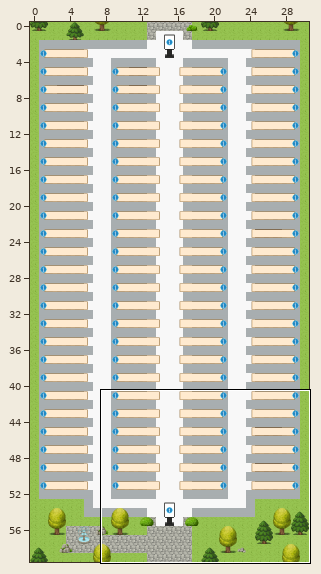
Tiled map (JSON), stored at maps/lobby.tmj. Above: a wide view before the commit, with the close-up outlined.
Close-up. Before the commit:
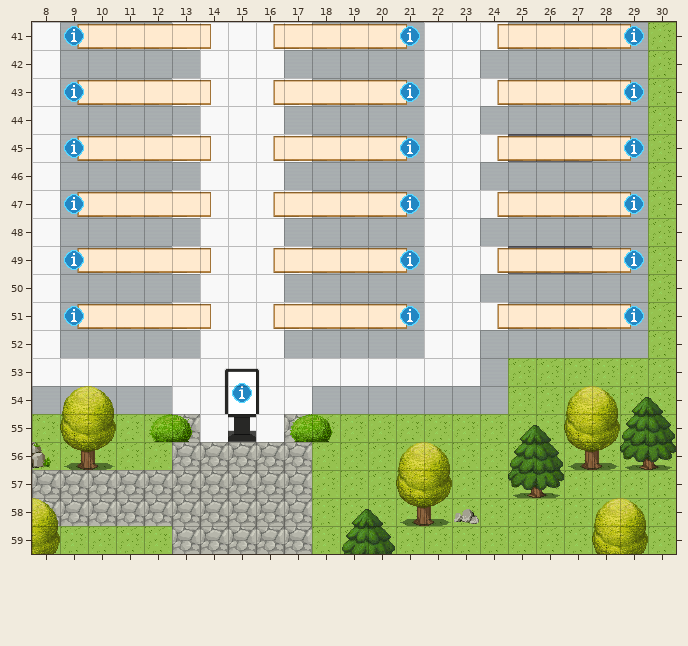
Cells are 32x32 px. Shown: x 8..30, y 41..59. The commit also changed other parts of the map, which this record leaves out.
New version:
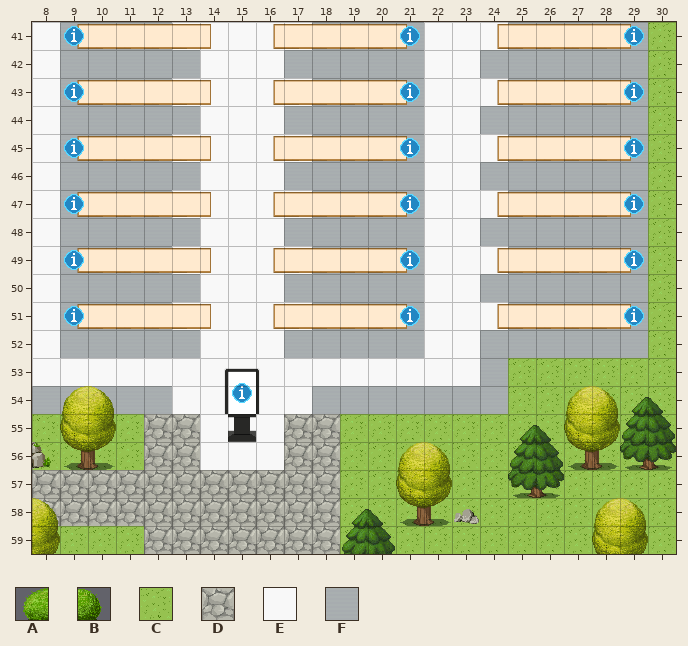
Key: from "Exterior": A 450, B 451, C 628, D 650; from "Room_2": E 66, F 216.
_ is an empty cell, . an unchanged one.
What changed:
--- layer "outside"
@@ x 12..18 @@
-55 C.....C
-56 C.....C
-57 ......C
-58 ......C
-59 C.....C
+55 D.....D
+56 D.....D
+57 ......D
+58 ......D
+59 D.....D
--- layer "floor"
@@ x 25..27 @@
-45 ___
+45 FFF
@@ x 25..27 @@
-49 ___
+49 FFF
@@ x 14..16 @@
-56 ___
+56 EEE
--- layer "trees_bushes"
@@ x 12..18 @@
-55 AB...AB
+55 __...__
Changed places in both close-ups, as pixel boxes (x1, y1, x2, y2):
added: (508, 134, 592, 162)
added: (508, 246, 592, 274)
changed: (144, 414, 340, 554)
